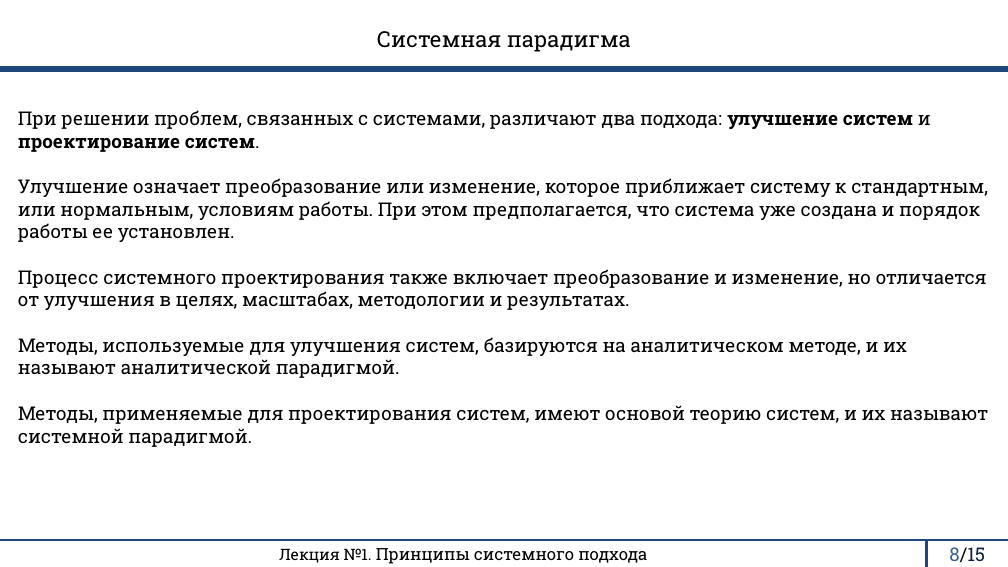
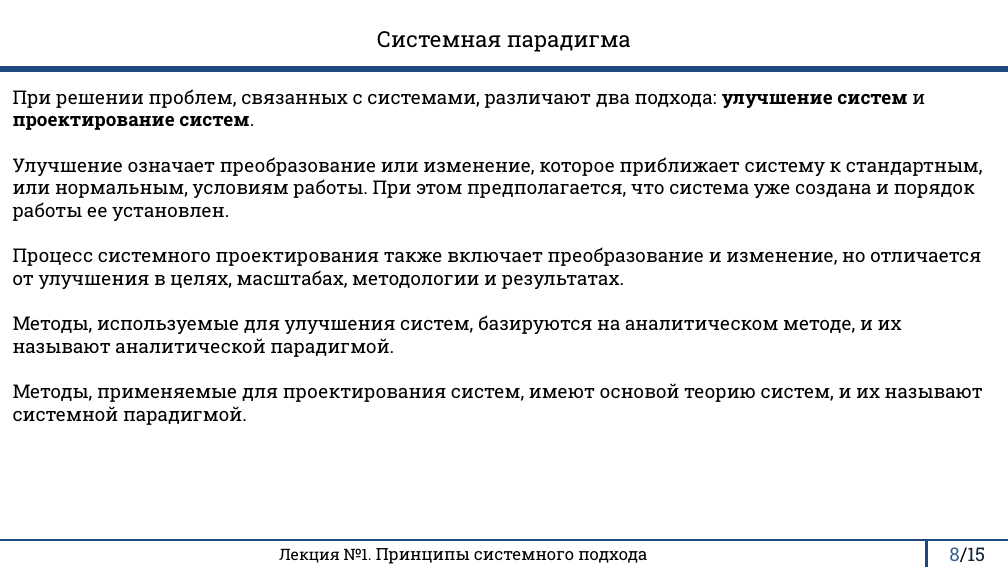
Before and after one commit to rustam-mansurov/cats, a slide deck: slide 8 of Лекции/ОСА/ОСА 1 лекция.pptx. Drawn at 1008x567 pixels with LibreOffice and Linux fonts; fonts in the diff are those of the drawing. Boxes give left, top, right and bottom in pixels: in the first picture for what was removed or moved away, otherwise in the second. Text is boxed around its words. In the diff, an @@ line names an element or a change of style, - is before the commit and + after.

```diff
--- a/Лекции/ОСА/ОСА 1 лекция.pptx
+++ b/Лекции/ОСА/ОСА 1 лекция.pptx
@@ title "При решении проблем, связанных с ...": place and size @@
-title "При решении проблем, связанных с ..." at [18,110,988,447]
+title "При решении проблем, связанных с ..." at [13,89,983,425]
```
Also in this commit, not shown: 6 other slides changed, 5 other files.
